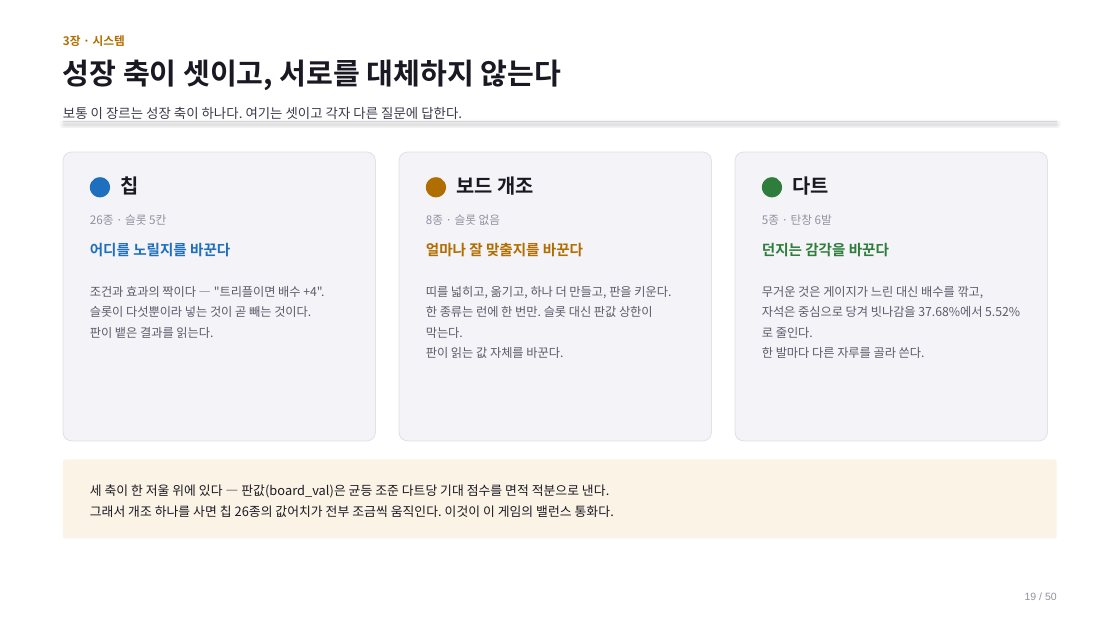
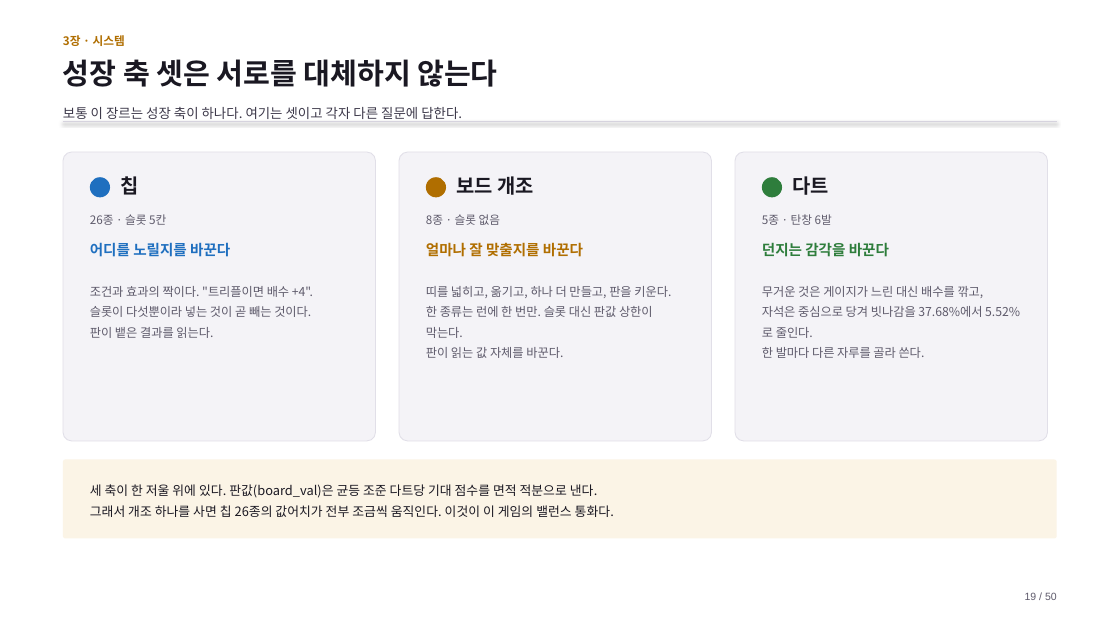
Before and after one commit to GGbong69/test-03, a slide deck: slide 19 of docs/기획서.pptx. Drawn at 1120x630 pixels with LibreOffice and Linux fonts; fonts in the diff are those of the drawing. Boxes give left, top, right and bottom in pixels: in the first picture for what was removed or moved away, otherwise in the second. Text is boxed around its words. In the diff, an @@ line names an element or a change of style, - is before the commit and + after.

```diff
--- a/docs/기획서.pptx
+++ b/docs/기획서.pptx
@@ text at [63,59,497,87]: text changed @@
-성장 축이 셋이고, 서로를 대체하지 않는다
+성장 축 셋은 서로를 대체하지 않는다
@@ text at [90,286,313,297]: text changed @@
-조건과 효과의 짝이다 — "트리플이면 배수 +4".
+조건과 효과의 짝이다. "트리플이면 배수 +4".
@@ text at [90,484,598,498]: text changed @@
-세 축이 한 저울 위에 있다 — 판값(board_val)은 균등 조준 다트당 기대 점수를 면적 적분으로 낸다.
+세 축이 한 저울 위에 있다. 판값(board_val)은 균등 조준 다트당 기대 점수를 면적 적분으로 낸다.
@@ text colour #9490A1 to #5E5A6B in 4 elements at [90,214,166,225], [426,214,500,225], [762,214,832,225], [1025,592,1057,600] @@
```
Also in this commit, not shown: 49 other slides changed.
